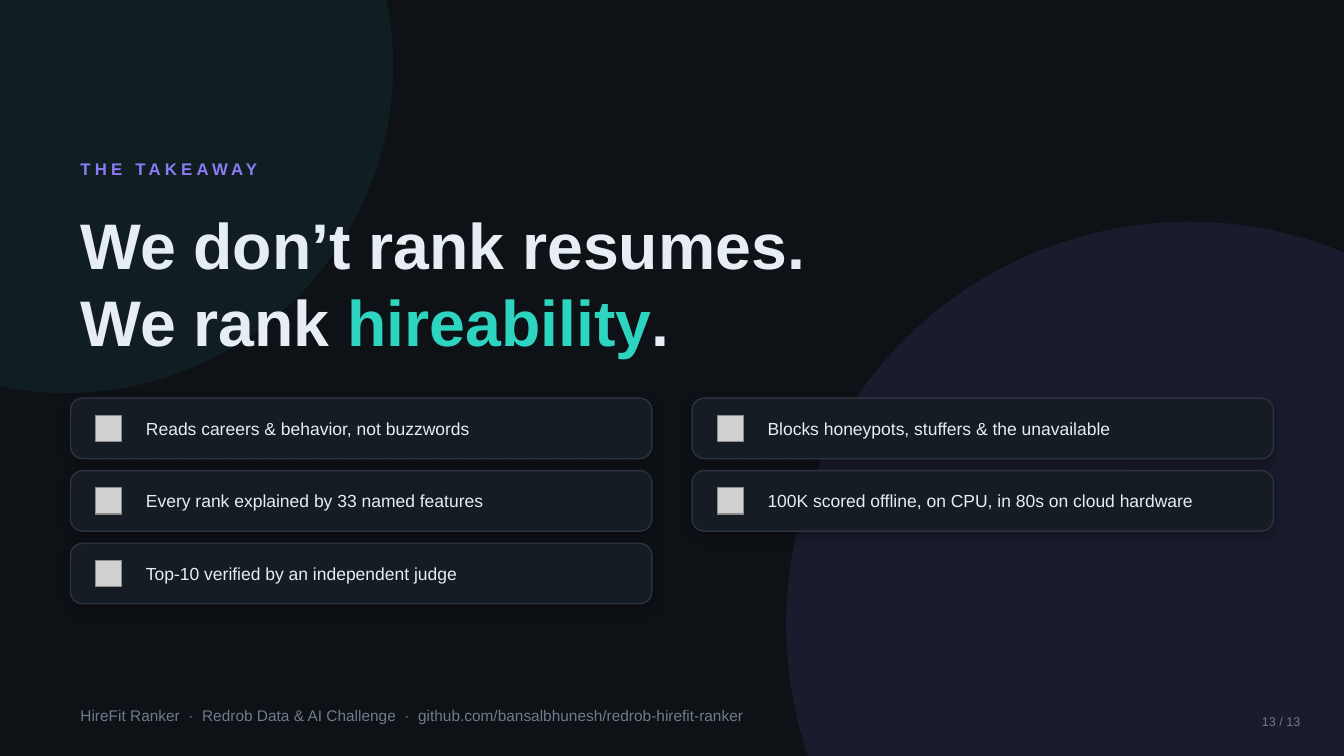
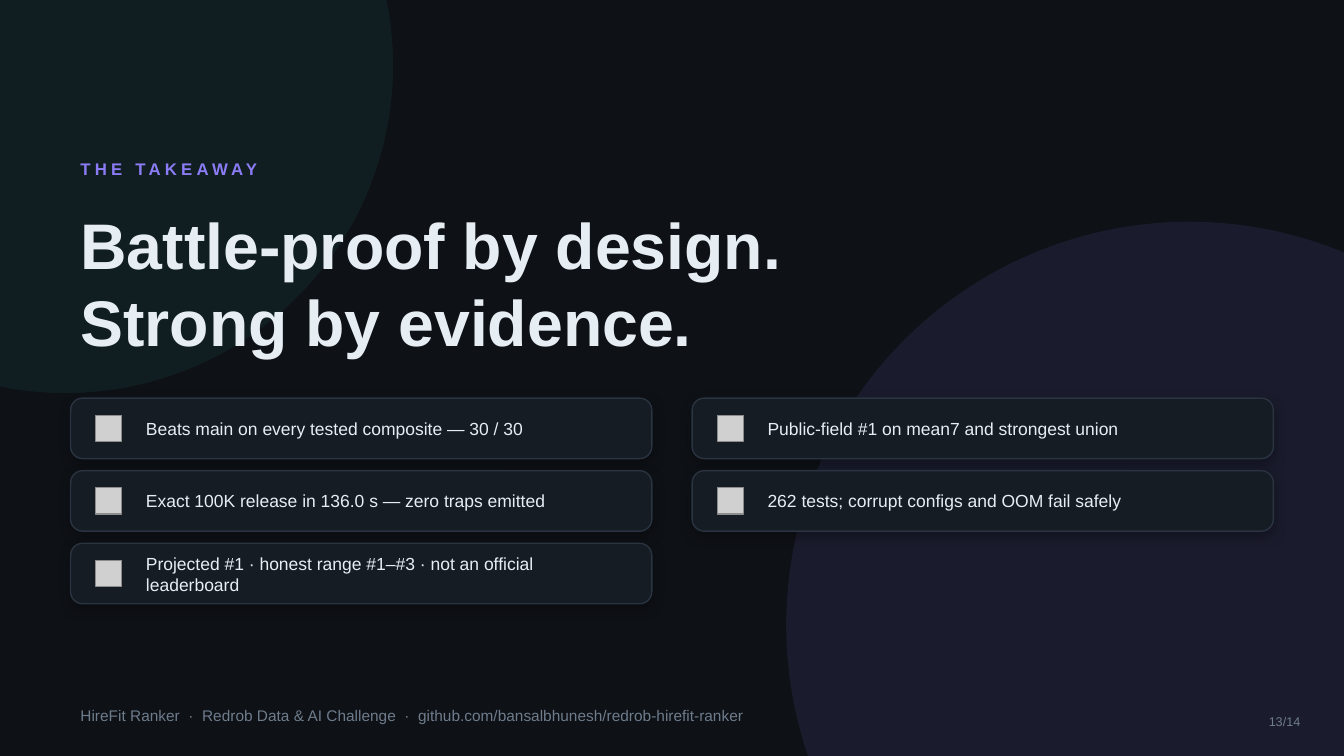
Before and after one commit to bansalbhunesh/redrob-hirefit-ranker, a slide deck: slide 13 of docs/HireFit_Ranker_Redrob_POLISHED.pptx. Drawn at 1344x756 pixels with LibreOffice and Linux fonts; fonts in the diff are those of the drawing; grey boxes stand for pictures. Boxes give left, top, right and bottom in pixels: in the first picture for what was removed or moved away, otherwise in the second. Text is boxed around its words. In the diff, an @@ line names an element or a change of style, - is before the commit and + after.

Commit message:
docs: position and publish battle-proof v6

```diff
--- a/docs/HireFit_Ranker_Redrob_POLISHED.pptx
+++ b/docs/HireFit_Ranker_Redrob_POLISHED.pptx
@@ text at bbox=[80, 222, 781, 358]: text changed @@
-We don’t rank resumes.
-We rank hireability.
+Battle-proof by design.
+Strong by evidence.
@@ text at bbox=[146, 422, 522, 439]: text changed @@
-Reads careers & behavior, not buzzwords
+Beats main on every tested composite — 30 / 30
@@ text at bbox=[768, 422, 1118, 439]: text changed @@
-Blocks honeypots, stuffers & the unavailable
+Public-field #1 on mean7 and strongest union
@@ text at bbox=[146, 494, 545, 511]: text changed @@
-Every rank explained by 33 named features
+Exact 100K release in 136.0 s — zero traps emitted
@@ text at bbox=[768, 494, 1121, 511]: text changed @@
-100K scored offline, on CPU, in 80s on cloud hardware
+262 tests; corrupt configs and OOM fail safely
@@ text at bbox=[146, 557, 533, 591]: text changed @@
-Top-10 verified by an independent judge
+Projected #1 · honest range #1–#3 · not an official leaderboard
@@ text at bbox=[1269, 717, 1301, 726]: text changed @@
-13 / 13
+13/14
```
Also in this commit, not shown: 12 other slides changed, 1 slide added, 1 slide removed, 23 other files.
